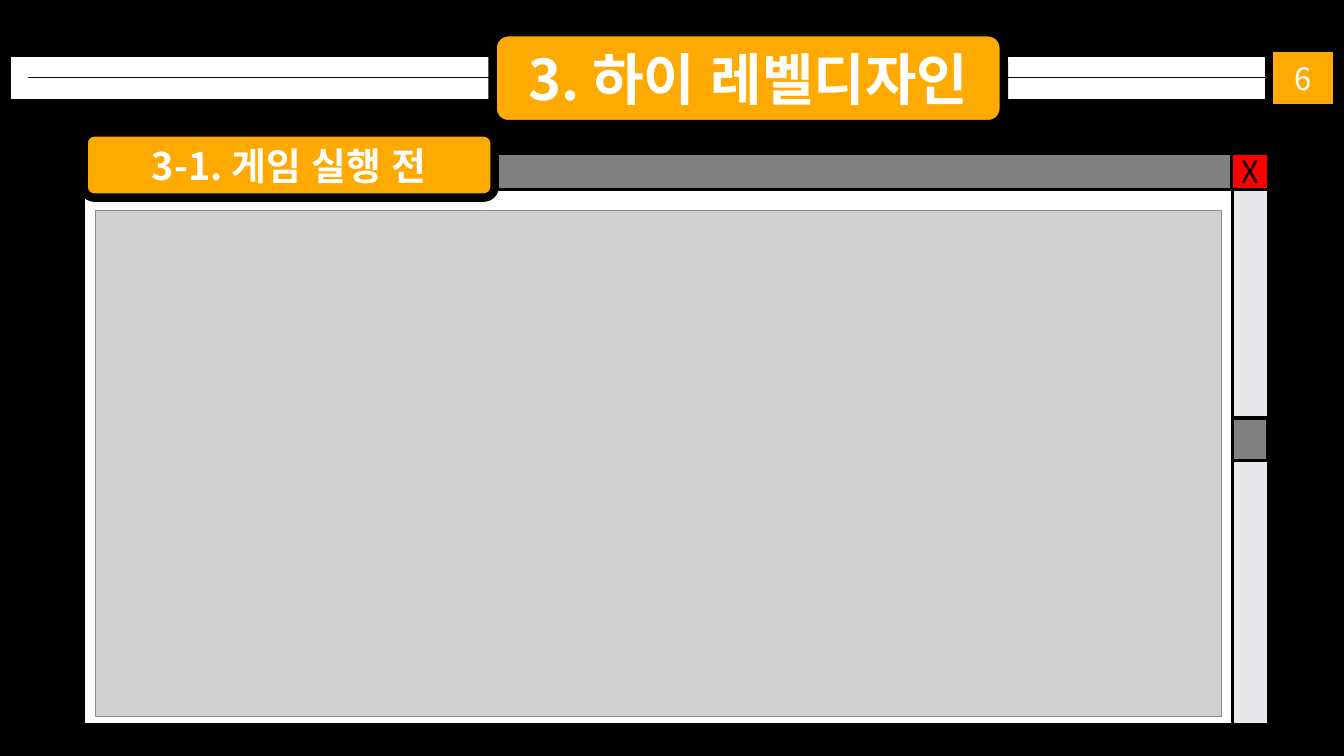
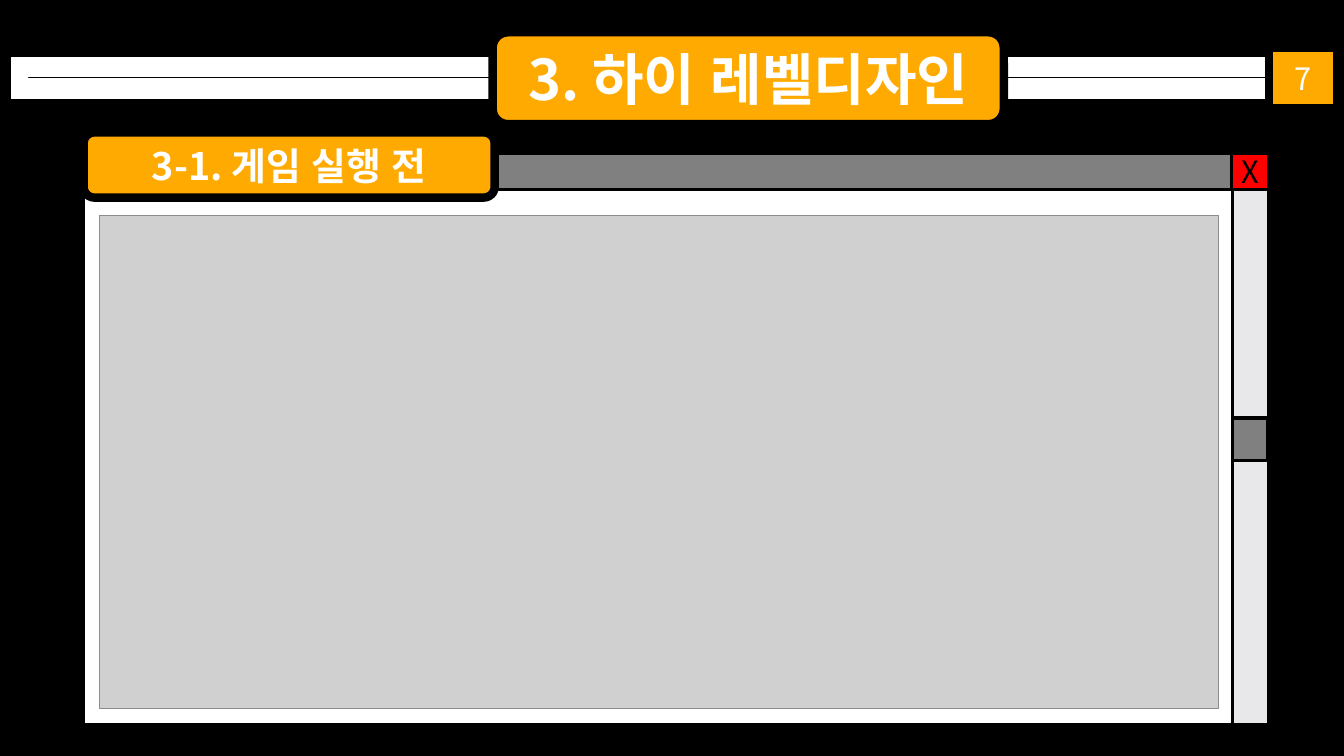
Before and after one commit to KimDJ7105/2023_network_game_project, a slide deck: slide 8 of 넷겜플 1팀 텀프로젝트 추진계획서.pptx (slide 7 before the commit). Drawn at 1344x756 pixels with LibreOffice and Linux fonts; fonts in the diff are those of the drawing; grey boxes stand for pictures; background and template pictures are left out. Boxes give left, top, right and bottom in pixels: in the first picture for what was removed or moved away, otherwise in the second. Text is boxed around its words. In the diff, an @@ line names an element or a change of style, - is before the commit and + after.

```diff
--- a/넷겜플 1팀 텀프로젝트 추진계획서.pptx
+++ b/넷겜플 1팀 텀프로젝트 추진계획서.pptx
@@ text in rectangle at bbox=[1294, 67, 1311, 90]: text changed @@
-6
+7
@@ picture: place and size @@
-picture at bbox=[96, 211, 1222, 717]
+picture at bbox=[100, 216, 1219, 709]
```
Also in this commit, not shown: 16 other slides changed, 2 slides added, 1 other file.
